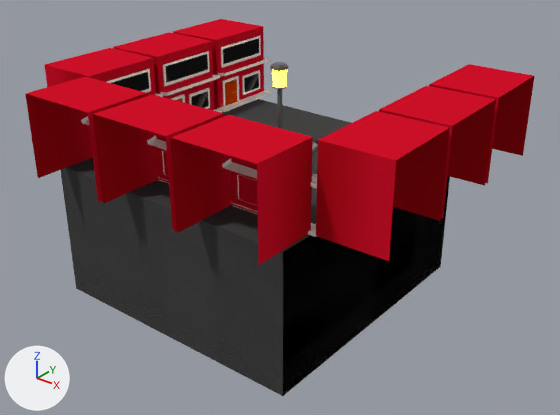
Two versions of the Blender file assets/mod/lamppost.blend, one commit apart.
Before and after are seen from a 50 mm camera at (23.3, -29.0, 14.7) aimed at (1.1, -1.3, -2.5). The axes (+X, +Y, +Z) are drawn at lower left. The lights are the same throughout.

In view in the first picture: 'building'.
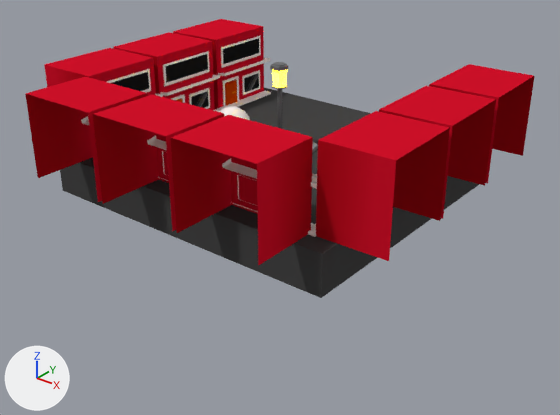
Location of each change, [x1, y1, x2, y2] in pixels of the pictures (560 x 415 px):
'building', reshaped (34% shorter)
    before: [25, 19, 535, 396]
    after: [25, 19, 535, 266]
'Cube', added (black)
    after: [60, 88, 479, 298]
'Sphere', added
    after: [219, 106, 250, 120]
part 1 of me_building, deleted (black)
    before: [61, 99, 450, 396]

What changed in the scene script:
```text
Add mat_material:
    mat_material = principled_material('Material')
    mat_material.texture = img_lamppost_png
Change me_building:
    where me_building.from_pydata(...)  # 540 vertices, 384 faces; spans x -10.0..10.5, y -7.0..4.4, z -6.8..10.1
    used by ob_building; location = (0.0, 0.0, 0.0); rotation_euler = (1.571, 0.0, 0.0), in degrees (90, 0, 0)
    me_building part 1: the loose piece of 8 vertices spanning x -6.9..6.9, y -7.0..0.0, z -5.6..8.4 is deleted
Add me_sphere:
    me_sphere.from_pydata(...)  # a UV sphere (9 segments, 8 rings, poles along z) spanning x -0.98..0.98, y -0.94..1.0, z -1.0..1.0
    me_sphere.polygons.foreach_set('use_smooth', [True] * 72)
    me_sphere.materials.append(mat_material)  # picture img_lamppost_png
Add me_cube:
    me_cube.from_pydata(...)  # a box spanning x -1.0..1.0, y -1.0..1.0, z -1.0..1.0
    me_cube.materials.append(mat_m_b1dba97e_ee53_894a_11a8_6391de1e8e3f)  # picture img_lamppost_png
Add ob_sphere:
    ob_sphere = bpy.data.objects.new('Sphere', me_sphere)
    ob_sphere.location = (-3.23, 0.0, 0.55)
Add ob_cube:
    ob_cube = bpy.data.objects.new('Cube', me_cube)
    ob_cube.location = (0.0, 0.0, -1.0)
    ob_cube.scale = (8.2, 7.6, 1.0)
```
